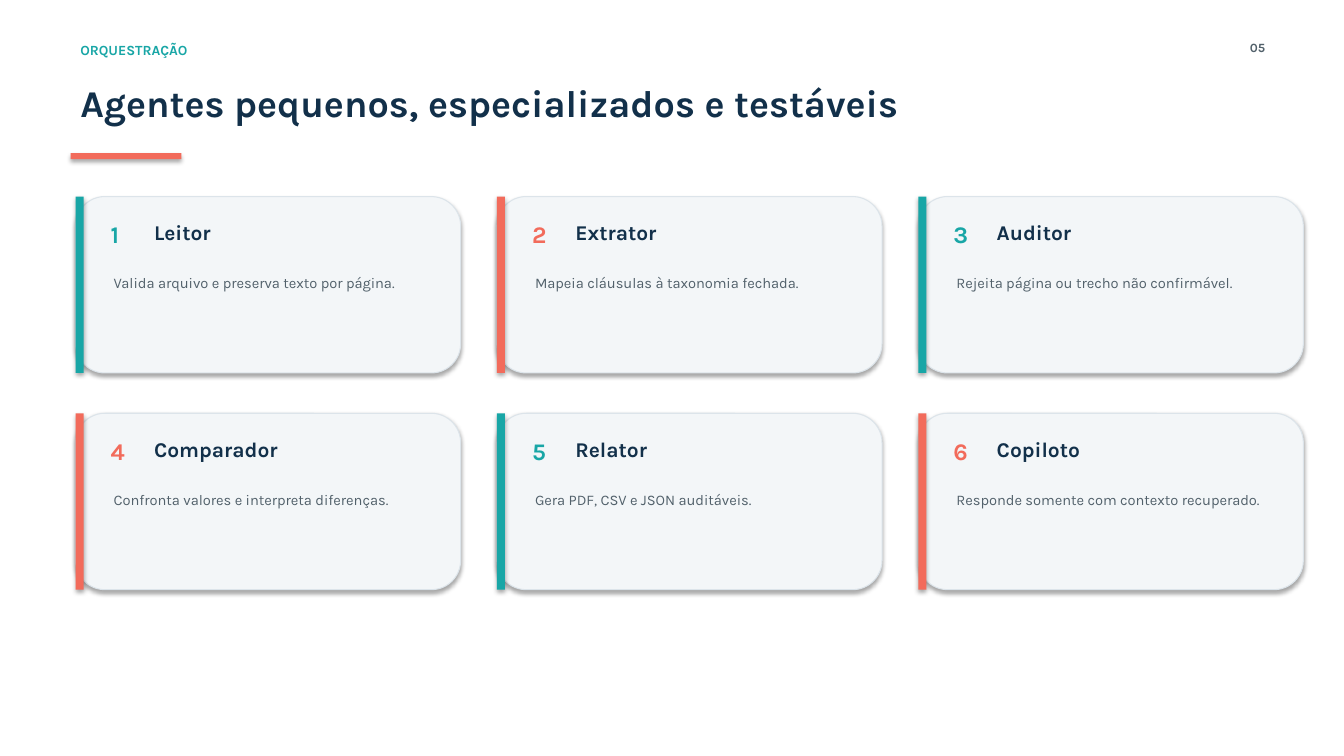
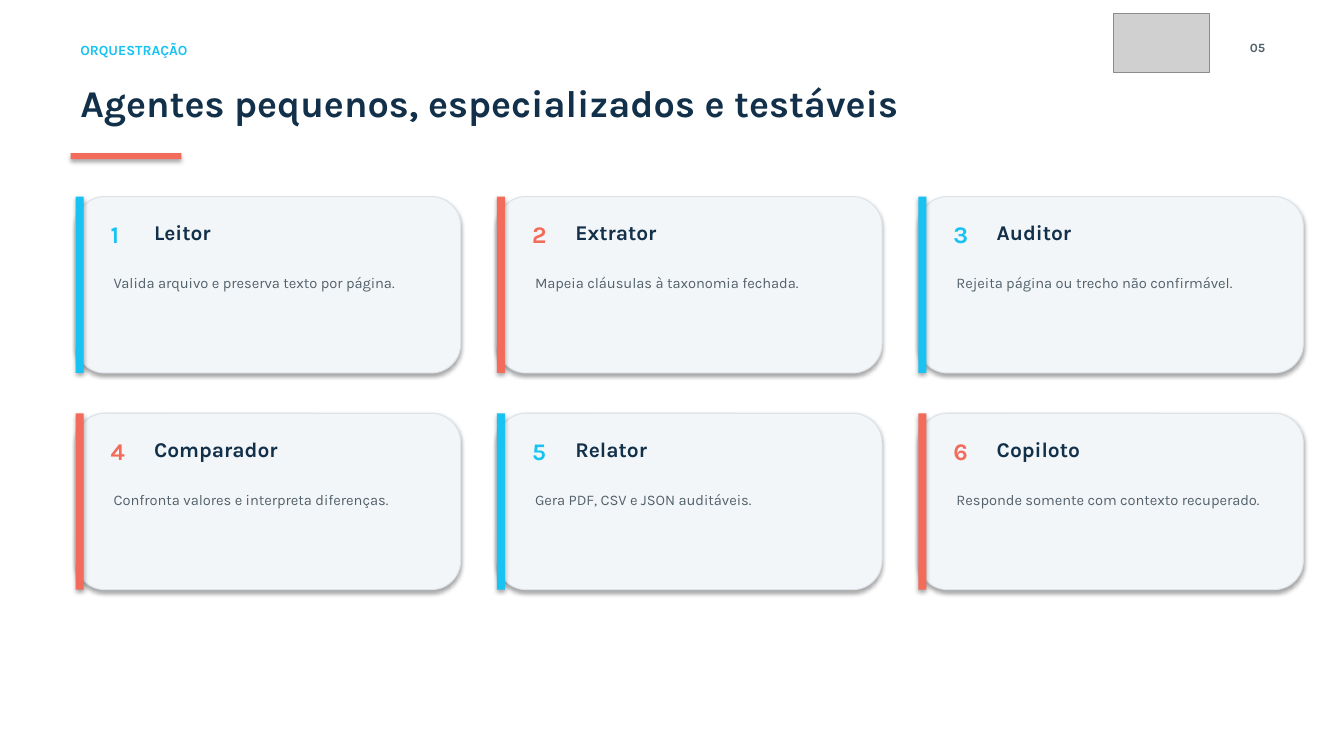
Before and after one commit to RogerioSousa123/insurminds-projeto-final-latintech, a slide deck: slide 5 of Projeto_Final_Artefatos/InsurMinds_Projeto_Final.pptx. Drawn at 1344x756 pixels with LibreOffice and Linux fonts; fonts in the diff are those of the drawing; grey boxes stand for pictures. Boxes give left, top, right and bottom in pixels: in the first picture for what was removed or moved away, otherwise in the second. Text is boxed around its words. In the diff, an @@ line names an element or a change of style, - is before the commit and + after.

```diff
--- a/Projeto_Final_Artefatos/InsurMinds_Projeto_Final.pptx
+++ b/Projeto_Final_Artefatos/InsurMinds_Projeto_Final.pptx
@@ picture added at [1114, 13, 1210, 73] @@
@@ fill #18A6A6 to #18C2F2 in 3 elements at [76, 197, 84, 373], [919, 197, 927, 373], [497, 413, 505, 590] @@
@@ text colour #18A6A6 to #18C2F2 in 4 elements at [80, 42, 187, 58], [111, 227, 119, 243], [953, 227, 968, 244], [532, 444, 546, 461] @@
```
Also in this commit, not shown: 8 other slides changed, 9 other files.
